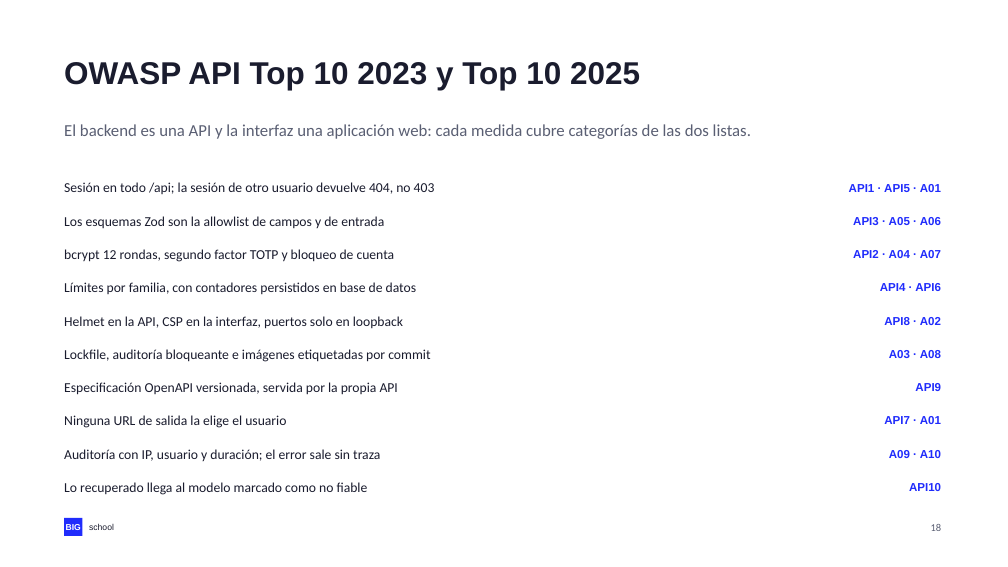
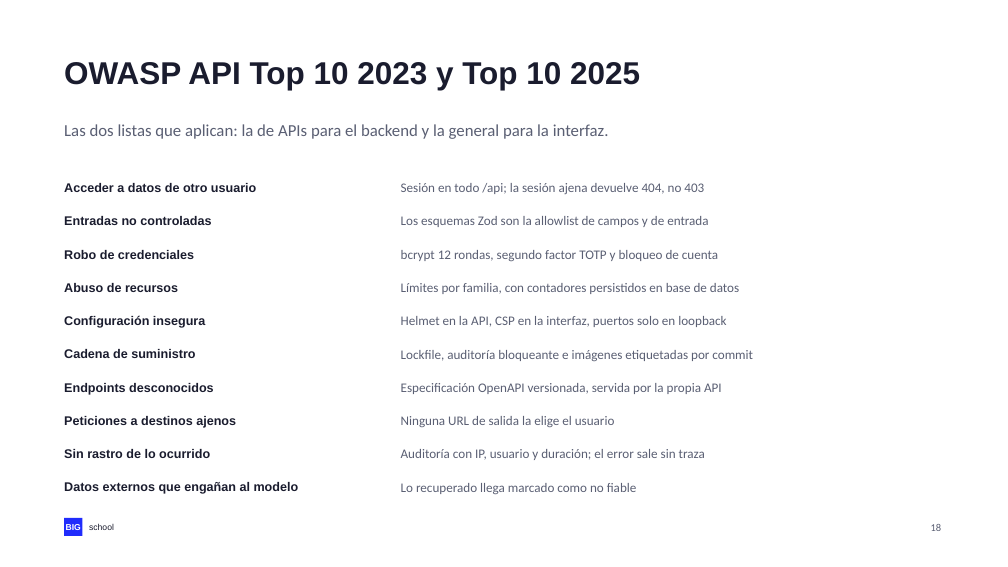
Before and after one commit to NovilloQuinta/intelligent-automotive-diagnostics, a slide deck: slide 18 of docs/presentacion/tfm-intelligent-automotive-diagnostics.pptx. Drawn at 1008x567 pixels with LibreOffice and Linux fonts; fonts in the diff are those of the drawing. Boxes give left, top, right and bottom in pixels: in the first picture for what was removed or moved away, otherwise in the second. Text is boxed around its words. In the diff, an @@ line names an element or a change of style, - is before the commit and + after.

```diff
--- a/docs/presentacion/tfm-intelligent-automotive-diagnostics.pptx
+++ b/docs/presentacion/tfm-intelligent-automotive-diagnostics.pptx
@@ text at box(64, 124, 609, 139): text changed @@
-El backend es una API y la interfaz una aplicación web: cada medida cubre categorías de las dos listas.
+Las dos listas que aplican: la de APIs para el backend y la general para la interfaz.
@@ text at box(64, 183, 256, 192): text changed; size 13 to 12 pt; font Calibri to Arial; bold on @@
-Sesión en todo /api; la sesión de otro usuario devuelve 404, no 403
+Acceder a datos de otro usuario
@@ text "Los esquemas Zod son la ...": place and size @@
-text "Los esquemas Zod son la ..." at box(64, 216, 384, 228)
+text "Los esquemas Zod son la ..." at box(401, 216, 708, 227)
@@ text at box(401, 183, 704, 194): text changed; size 11 to 12.5 pt; font Arial to Calibri; text colour #202CFC to #5A5F73; bold off @@
-API1 · API5 · A01
+Sesión en todo /api; la sesión ajena devuelve 404, no 403
@@ text added at box(64, 216, 211, 225), 12 pt, text #1A1C2E, bold @@
+Entradas no controladas
@@ text "bcrypt 12 rondas, segundo factor ...": place and size @@
-text "bcrypt 12 rondas, segundo factor ..." at box(64, 249, 395, 262)
+text "bcrypt 12 rondas, segundo factor ..." at box(401, 250, 718, 261)
@@ text removed at box(853, 217, 941, 225) @@
-API3 · A05 · A06
@@ text added at box(64, 250, 194, 259), 12 pt, text #1A1C2E, bold @@
+Robo de credenciales
@@ text removed at box(853, 250, 941, 258) @@
-API2 · A04 · A07
@@ text added at box(64, 283, 178, 292), 12 pt, text #1A1C2E, bold @@
+Abuso de recursos
@@ text "Límites por familia, con contadores ...": place and size @@
-text "Límites por familia, con contadores ..." at box(64, 282, 417, 294)
+text "Límites por familia, con contadores ..." at box(401, 283, 739, 294)
@@ text removed at box(880, 283, 941, 291) @@
-API4 · API6
@@ text added at box(64, 315, 205, 328), 12 pt, text #1A1C2E, bold @@
+Configuración insegura
@@ text "Helmet en la API, CSP ...": place and size @@
-text "Helmet en la API, CSP ..." at box(64, 316, 403, 329)
+text "Helmet en la API, CSP ..." at box(401, 316, 726, 327)
@@ text removed at box(884, 317, 941, 325) @@
-API8 · A02
@@ text added at box(64, 349, 195, 358), 12 pt, text #1A1C2E, bold @@
+Cadena de suministro
@@ text "Lockfile, auditoría bloqueante e imágenes ...": place and size @@
-text "Lockfile, auditoría bloqueante e imágenes ..." at box(64, 349, 430, 362)
+text "Lockfile, auditoría bloqueante e imágenes ..." at box(401, 350, 753, 361)
@@ text removed at box(889, 350, 941, 358) @@
-A03 · A08
@@ text added at box(64, 383, 214, 395), 12 pt, text #1A1C2E, bold @@
+Endpoints desconocidos
@@ text "Especificación OpenAPI versionada, servida por ...": place and size @@
-text "Especificación OpenAPI versionada, servida por ..." at box(64, 382, 398, 395)
+text "Especificación OpenAPI versionada, servida por ..." at box(401, 383, 722, 394)
@@ text removed at box(915, 383, 941, 391) @@
-API9
@@ text added at box(64, 416, 236, 428), 12 pt, text #1A1C2E, bold @@
+Peticiones a destinos ajenos
@@ text "Ninguna URL de salida la ...": place and size @@
-text "Ninguna URL de salida la ..." at box(64, 415, 286, 428)
+text "Ninguna URL de salida la ..." at box(401, 416, 615, 427)
@@ text removed at box(884, 416, 941, 424) @@
-API7 · A01
@@ text added at box(64, 449, 210, 458), 12 pt, text #1A1C2E, bold @@
+Sin rastro de lo ocurrido
@@ size 13 to 12.5 pt, text colour #1A1C2E to #5A5F73 in 8 elements at box(401, 216, 708, 227), box(401, 250, 718, 261), box(401, 283, 739, 294), box(401, 316, 726, 327), box(401, 350, 753, 361), box(401, 383, 722, 394), box(401, 416, 615, 427), box(401, 449, 705, 460) @@
@@ text "Auditoría con IP, usuario y ...": place and size @@
-text "Auditoría con IP, usuario y ..." at box(64, 449, 380, 461)
+text "Auditoría con IP, usuario y ..." at box(401, 449, 705, 460)
@@ text removed at box(889, 450, 941, 458) @@
-A09 · A10
@@ text added at box(64, 482, 299, 494), 12 pt, text #1A1C2E, bold @@
+Datos externos que engañan al modelo
@@ text at box(401, 483, 637, 494): text changed; size 13 to 12.5 pt; text colour #1A1C2E to #5A5F73 @@
-Lo recuperado llega al modelo marcado como no fiable
+Lo recuperado llega marcado como no fiable
@@ text removed at box(909, 483, 941, 491) @@
-API10
```
Also in this commit, not shown: 3 other files.
